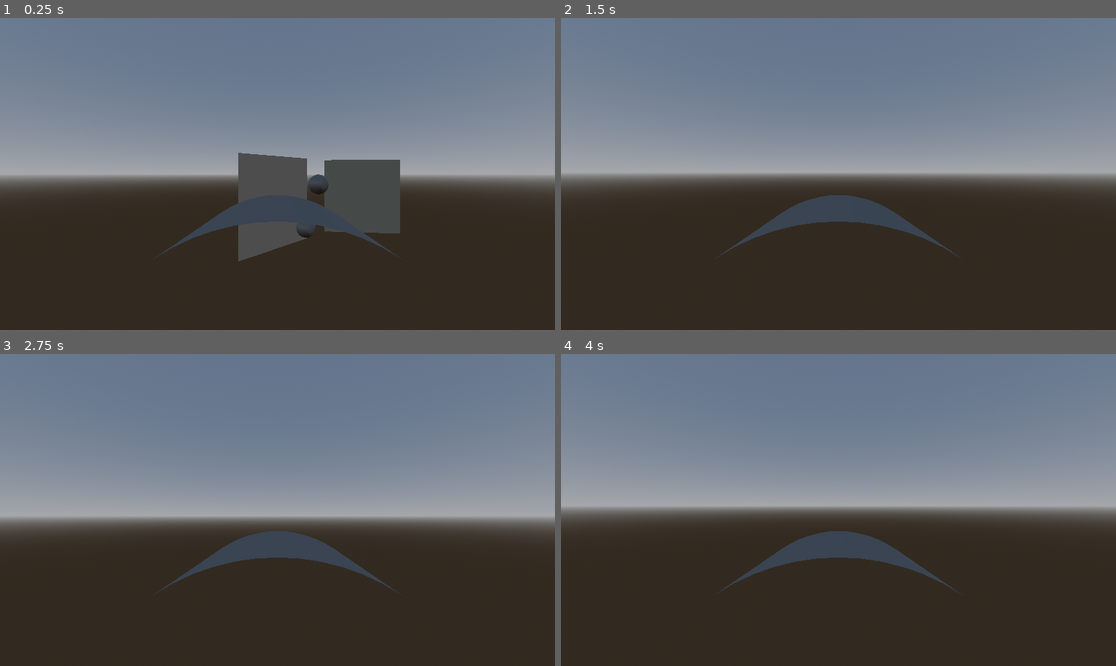
Above: before the commit, frames 1-4 (two rows, left to right).
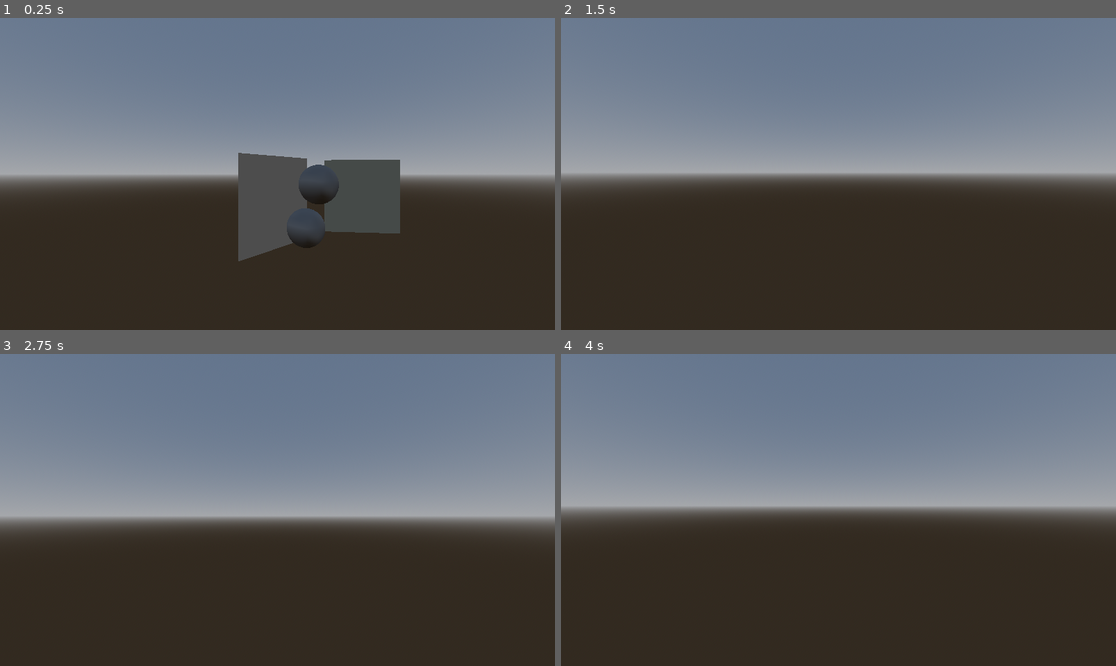
Above: after the commit, the same moments.

Repository: Norodix/GodotMirror
Game: Godot game, scene res://Demo/DemoWorld.tscn
Same seed, same stepped clock (60 frames per second), same inputs: the game is played once before the commit and once after it.
Inputs (mouse positions are in pixels of both pictures, inside the frame that each line leads up to):
- Up to frame 1 (0.25 s): no input
- Up to frame 2 (1.5 s): tap Enter at 0.5 s; move the mouse to (866, 174) at 0.52 s; hold Up (ui_up) from 0.53 s (still down); move the mouse to (810, 174) at 1.27 s
- Up to frame 3 (2.75 s): keep holding Up (ui_up); tap Space at 2 s; move the mouse to (288, 503) at 2.02 s
- Up to frame 4 (4 s): keep holding Up (ui_up); tap Enter at 2.75 s; move the mouse to (832, 516) at 2.77 s; tap Space at 3.5 s; move the mouse to (877, 513) at 3.52 s

The runs differ from the first frame. In frame 1, 1.0% of the frame differs, in the area x 27-73%, y 46-78%; in frame 2, 2.0%, in the area x 27-73%, y 56-78%; in frame 3, 2.0%; in frame 4, 2.0%.

Commit message:
Fixed meshes to have the correct sizes

Diff:
--- a/Demo/DemoWorld.tscn
+++ b/Demo/DemoWorld.tscn
@@ -13,9 +13,12 @@
 sky = SubResource("Sky_bigpx")
 
 [sub_resource type="SphereMesh" id="4"]
+radius = 1.0
+height = 2.0
 
 [sub_resource type="CapsuleMesh" id="7"]
 radius = 0.33
+height = 1.66
 
 [sub_resource type="FastNoiseLite" id="8"]
 
@@ -51,7 +54,7 @@
 near = 0.3
 
 [node name="MeshInstance3D" type="MeshInstance3D" parent="Player/CameraRod"]
-transform = Transform3D(1, 0, 0, 0, -2.98023e-08, -1, 0, 1, -2.98023e-08, 0, -0.4, 0)
+transform = Transform3D(1, 0, 0, 0, 1, 0, 0, 0, 1, 0, -0.4, 0)
 mesh = SubResource("7")
 skeleton = NodePath("../../..")
 
